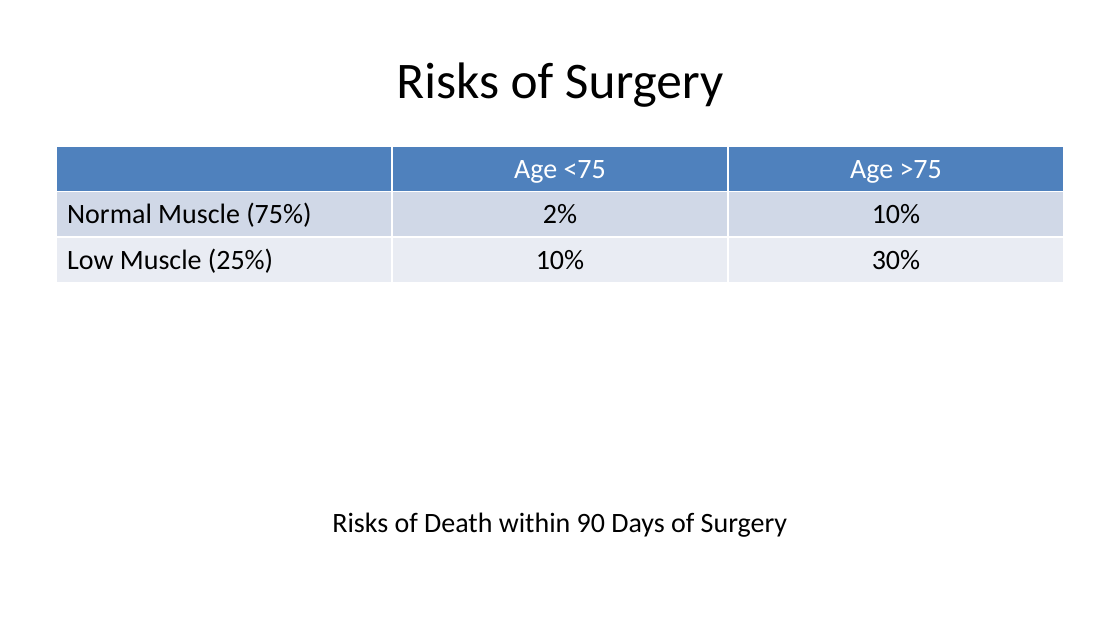
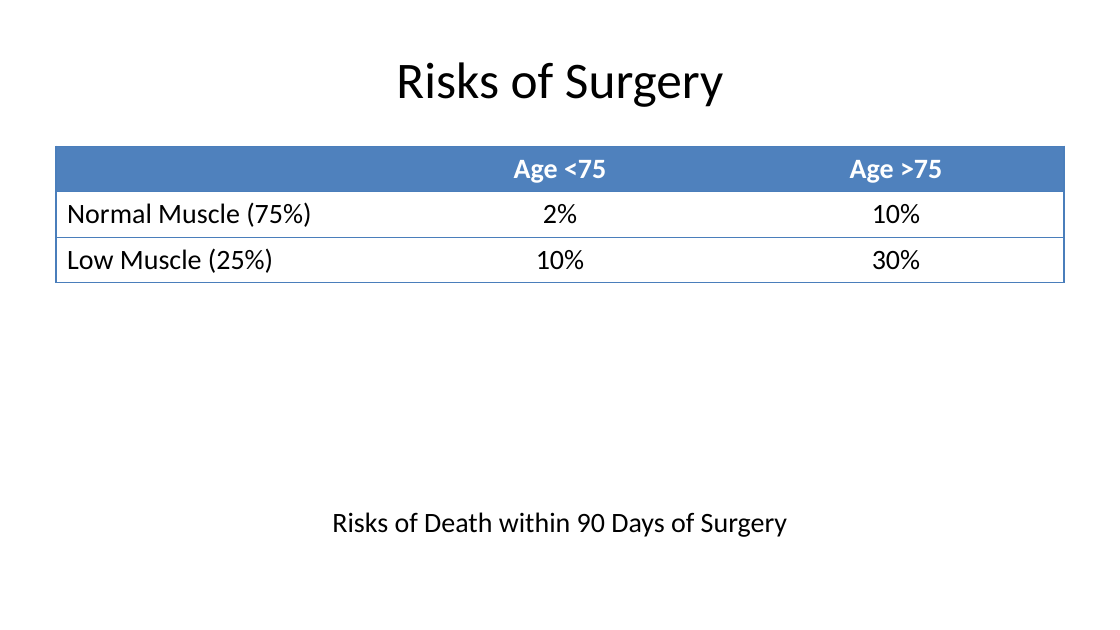
Before and after one commit to jcsalo/patient_education, a slide deck: slide 22 of lci_surgery.pptx. Drawn at 1120x630 pixels with LibreOffice and Linux fonts; fonts in the diff are those of the drawing. Boxes give left, top, right and bottom in pixels: in the first picture for what was removed or moved away, otherwise in the second. Text is boxed around its words. In the diff, an @@ line names an element or a change of style, - is before the commit and + after.

```diff
--- a/lci_surgery.pptx
+++ b/lci_surgery.pptx
@@ table at bbox=[56, 147, 1064, 500] @@
@@ fill #4F81BD to none in 2 cells @@
@@ fill #D0D8E8 to none in row 2 @@
@@ fill #E9EDF4 to none in row 3 @@
@@ bold on in "Age <75", "Age >75" @@
@@ borders changed @@
```
Also in this commit, not shown: 26 other slides changed, 45 other files.
